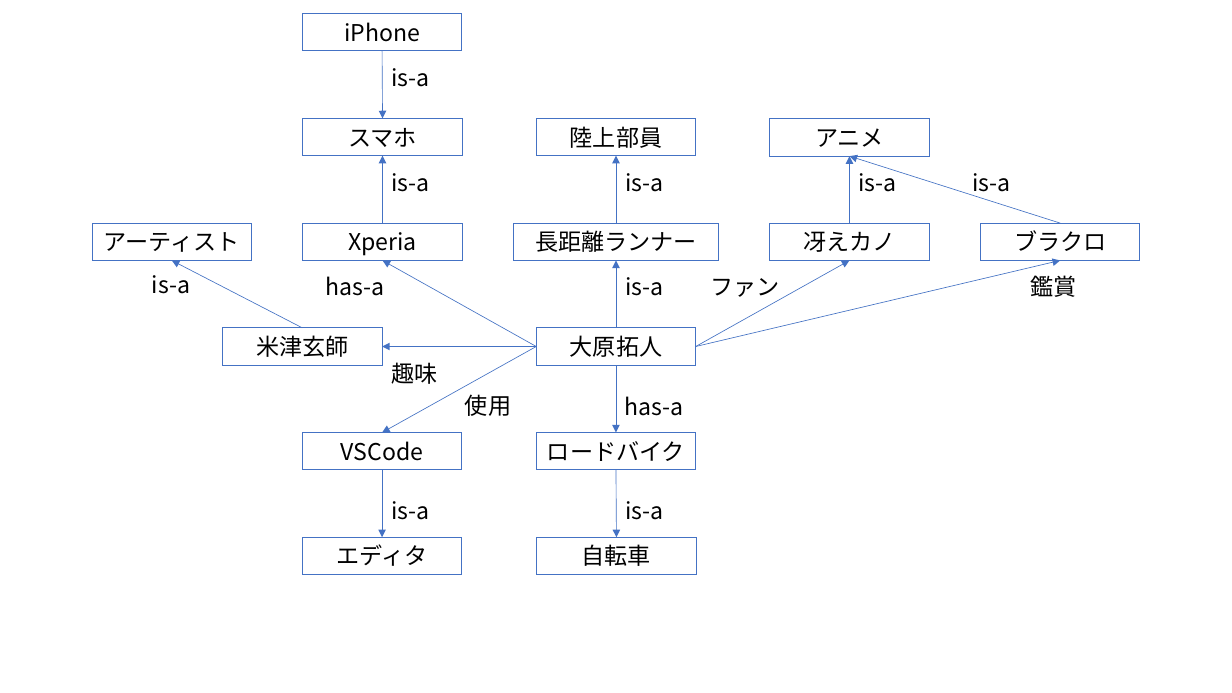
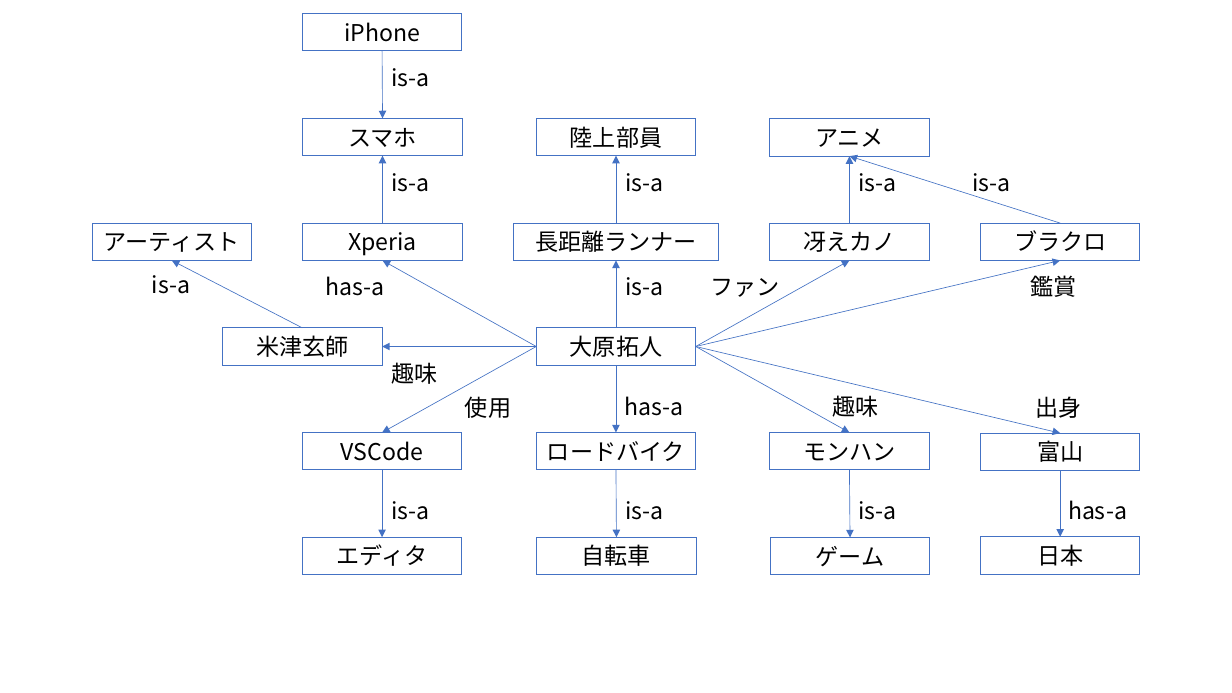
Before and after one commit to ikeguchi7777/kadai3, a slide deck: slide 1 of src/031/課題3.pptx. Drawn at 1232x693 pixels with LibreOffice and Linux fonts; fonts in the diff are those of the drawing. Boxes give left, top, right and bottom in pixels: in the first picture for what was removed or moved away, otherwise in the second. Text is boxed around its words. In the diff, an @@ line names an element or a change of style, - is before the commit and + after.

```diff
--- a/src/031/課題3.pptx
+++ b/src/031/課題3.pptx
@@ arrow added from (696, 347) to (849, 433), #4472C4 0.5 pt @@
@@ arrow added from (696, 347) to (1060, 433), #4472C4 0.5 pt @@
@@ text added at [833,395,879,417], 18 pt, text #000000 @@
+趣味
@@ text added at [1035,396,1081,418], 18 pt, text #000000 @@
+出身
@@ rectangle added at [770,433,930,470], outline #4472C4 0.75 pt, 18 pt, text #000000 @@
+モンハン
@@ rectangle added at [981,433,1141,470], outline #4472C4 0.75 pt, 18 pt, text #000000 @@
+富山
@@ arrow added from (849, 470) to (850, 538), #4472C4 0.5 pt @@
@@ arrow added from (1060, 470) to (1060, 537), #4472C4 0.5 pt @@
@@ text added at [859,501,897,520], 18 pt, text #000000 @@
+is-a
@@ text added at [1068,500,1127,520], 18 pt, text #000000 @@
+has-a
@@ rectangle added at [771,538,931,575], outline #4472C4 0.75 pt, 18 pt, text #000000 @@
+ゲーム
@@ rectangle added at [981,537,1141,574], outline #4472C4 0.75 pt, 18 pt, text #000000 @@
+日本
```
Also in this commit, not shown: 1 slide added.
